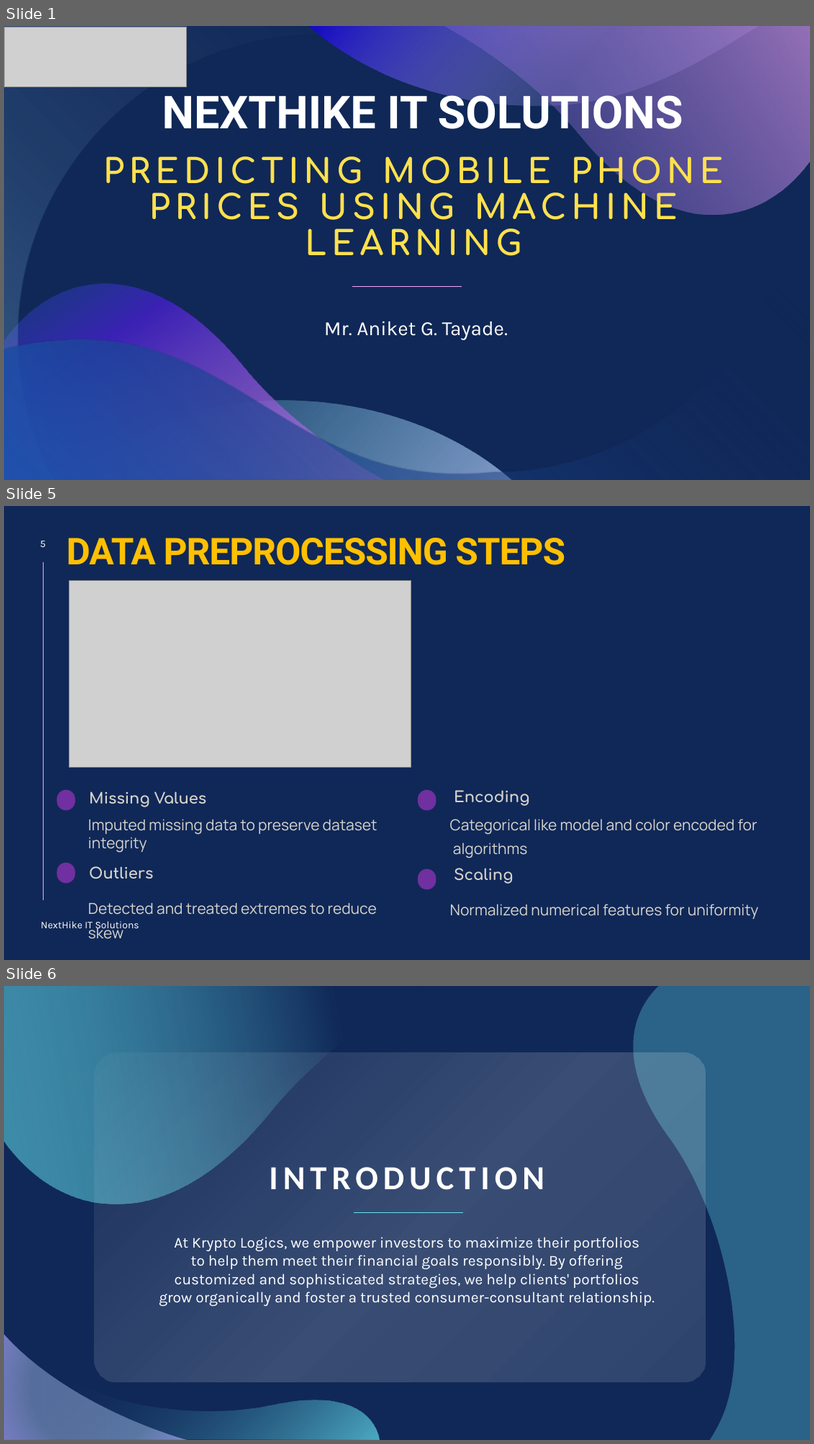
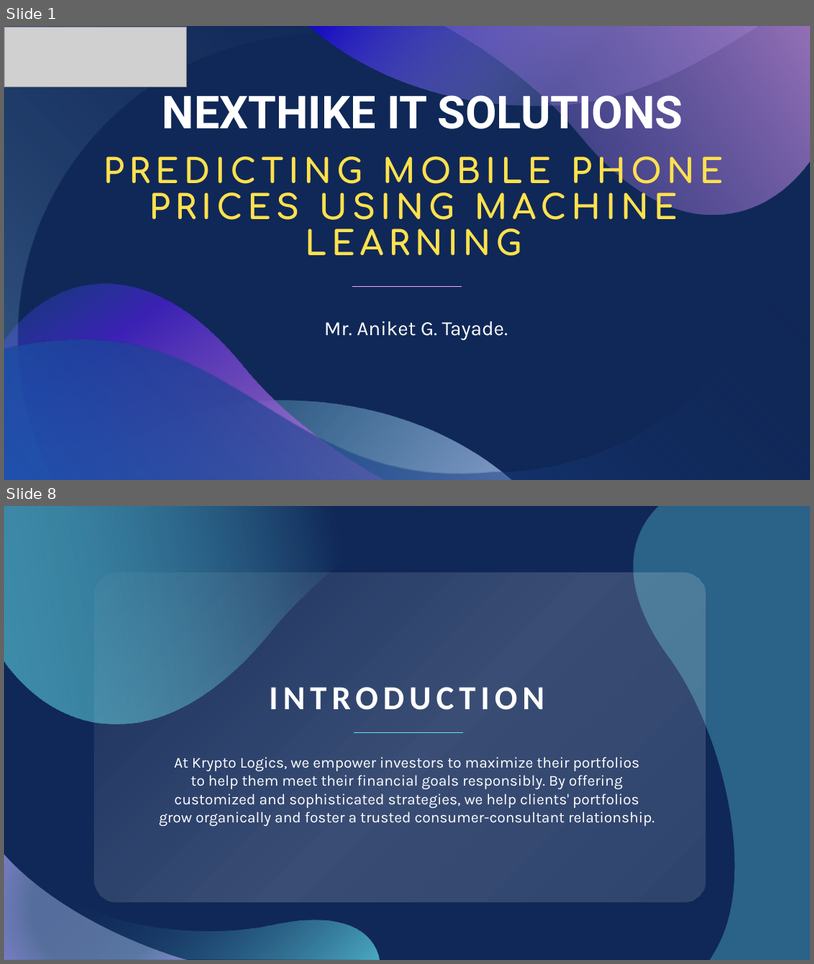
Before and after one commit to tayade-aniket/mobile-price-prediction-NHIS, a slide deck: ppt.pptx. Shown one above the other, each under a label of ours: slides 1, 5 and 6 before the commit, slides 1 and 8 after it; the slides between them are not shown. The pictures are 814x1444 and 814x964 pixels, drawn with LibreOffice and Linux fonts; fonts in the diff are those of the drawing; grey boxes stand for pictures. Boxes give left, top, right and bottom in pixels: in the first picture for what was removed or moved away, otherwise in the second. Text is boxed around its words. In the diff, an @@ line names an element or a change of style, - is before the commit and + after.

```diff
--- a/ppt.pptx
+++ b/ppt.pptx
@@ slide 5 removed at (4,506,810,960), background #102857 @@
@@ page number removed at (40,541,46,547) @@
-5
@@ title removed at (67,538,566,565) @@
-DATA PREPROCESSING STEPS
@@ line removed from (44, 562) to (44, 901) @@
@@ picture removed at (69,581,411,767) @@
@@ rounded rectangle removed at (57,790,75,811) @@
@@ text removed at (89,791,206,807) @@
-Missing Values
@@ rounded rectangle removed at (419,790,437,811) @@
@@ text removed at (454,790,530,806) @@
-Encoding
@@ text removed at (88,818,378,852) @@
-Imputed missing data to preserve dataset integrity
@@ text removed at (450,818,758,858) @@
-Categorical like model and color encoded for
-algorithms
@@ rounded rectangle removed at (57,862,75,883) @@
@@ text removed at (89,866,153,878) @@
-Outliers
@@ rounded rectangle removed at (419,869,437,890) @@
@@ text removed at (454,867,513,883) @@
-Scaling
@@ text removed at (88,903,377,939) @@
-Detected and treated extremes to reduce skew
@@ text removed at (450,903,759,919) @@
-Normalized numerical features for uniformity
@@ text removed at (41,921,139,931) @@
-NextHike IT Solutions
@@ what was slide 6 is now slide 8 @@
```
Also in this commit, not shown: 2 slides changed, 4 slides added, 1 other slide removed.
